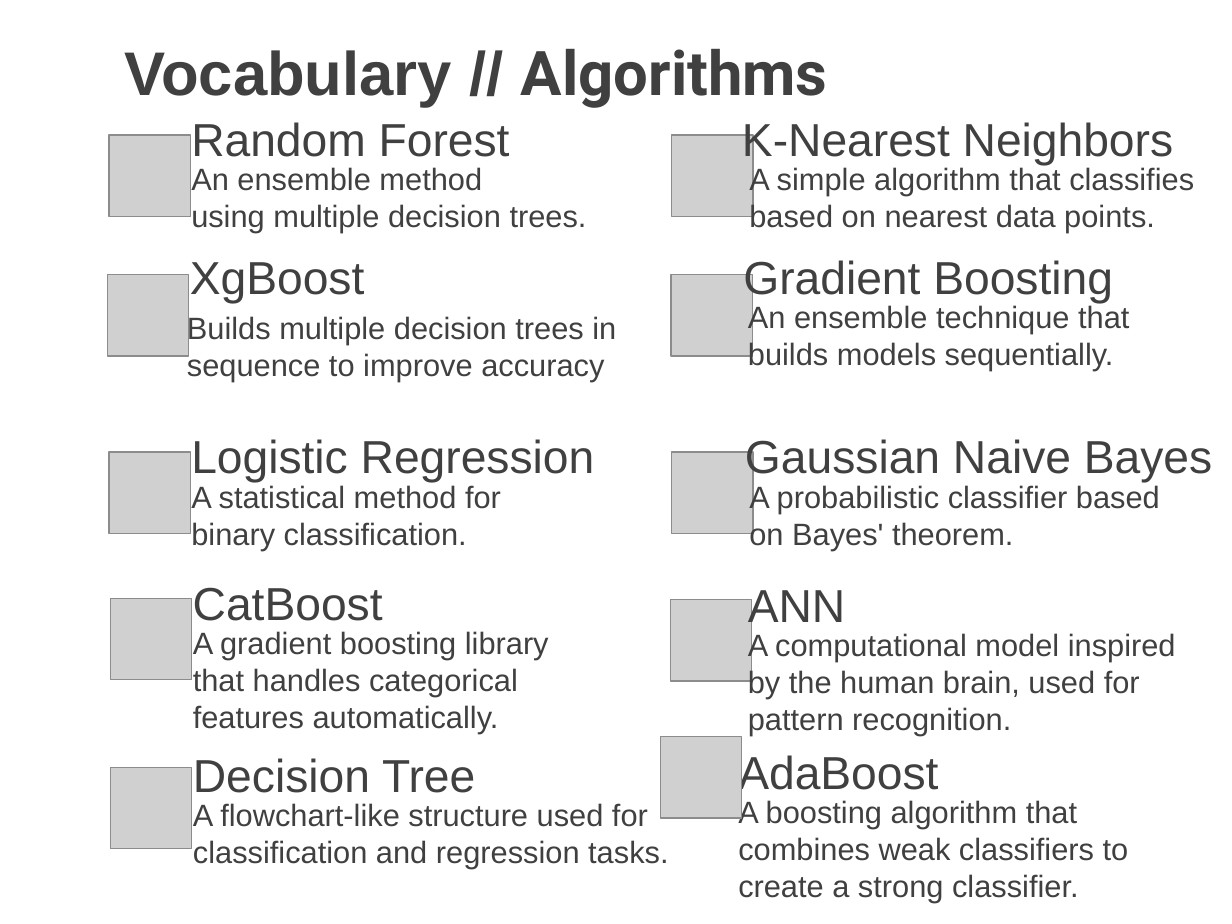
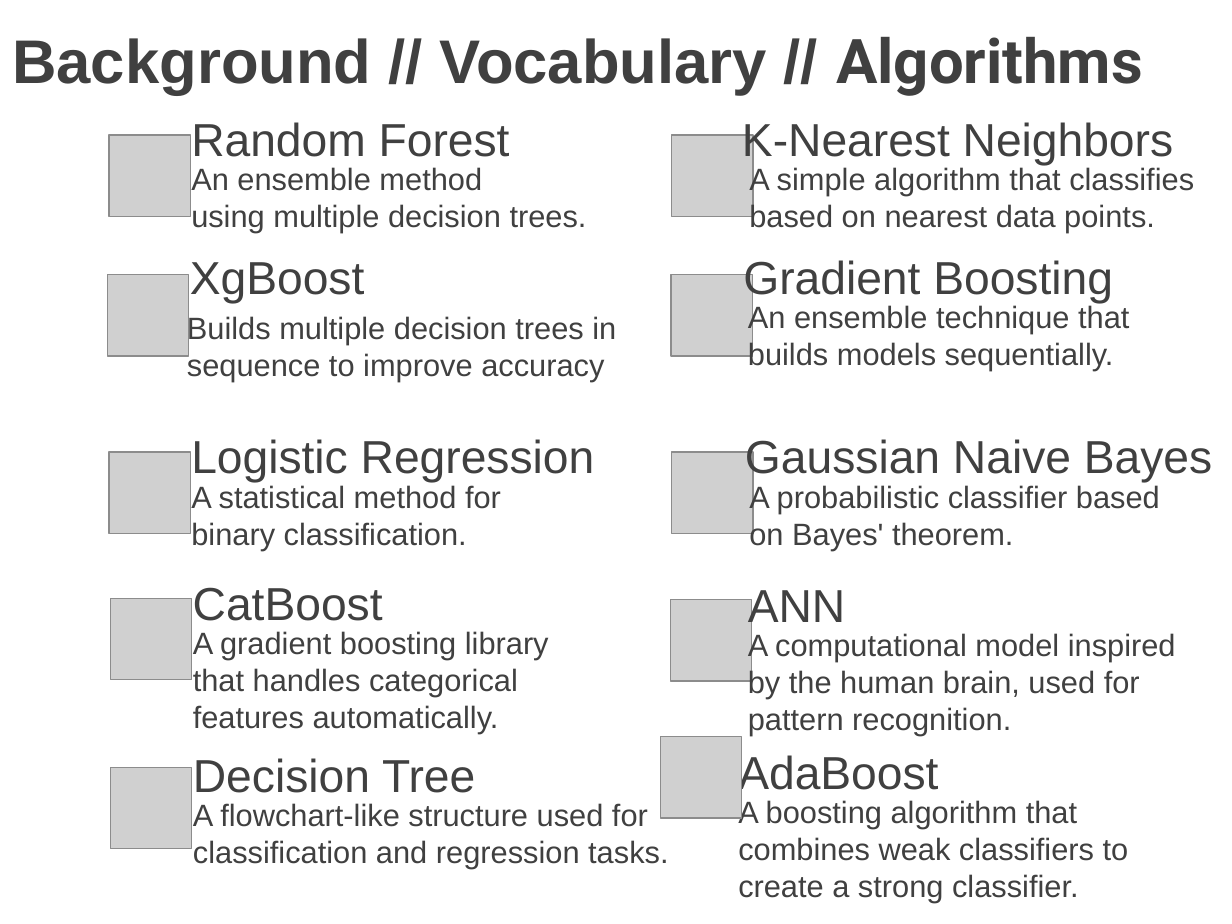
Before and after one commit to josh-dcosta/pjas-thyroid, a slide deck: slide 7 of presentation/Josh_DCosta_Thyroid_Cancer_Recurrence.pptx (slide 10 before the commit). Drawn at 1232x924 pixels with LibreOffice and Linux fonts; fonts in the diff are those of the drawing; grey boxes stand for pictures. Boxes give left, top, right and bottom in pixels: in the first picture for what was removed or moved away, otherwise in the second. Text is boxed around its words. In the diff, an @@ line names an element or a change of style, - is before the commit and + after.

```diff
--- a/presentation/Josh_DCosta_Thyroid_Cancer_Recurrence.pptx
+++ b/presentation/Josh_DCosta_Thyroid_Cancer_Recurrence.pptx
@@ text at box(12, 37, 1143, 96): text changed @@
-Vocabulary // Algorithms
+Background // Vocabulary // Algorithms
```
Also in this commit, not shown: 10 other slides changed, 1 slide added, 2 slides removed.
